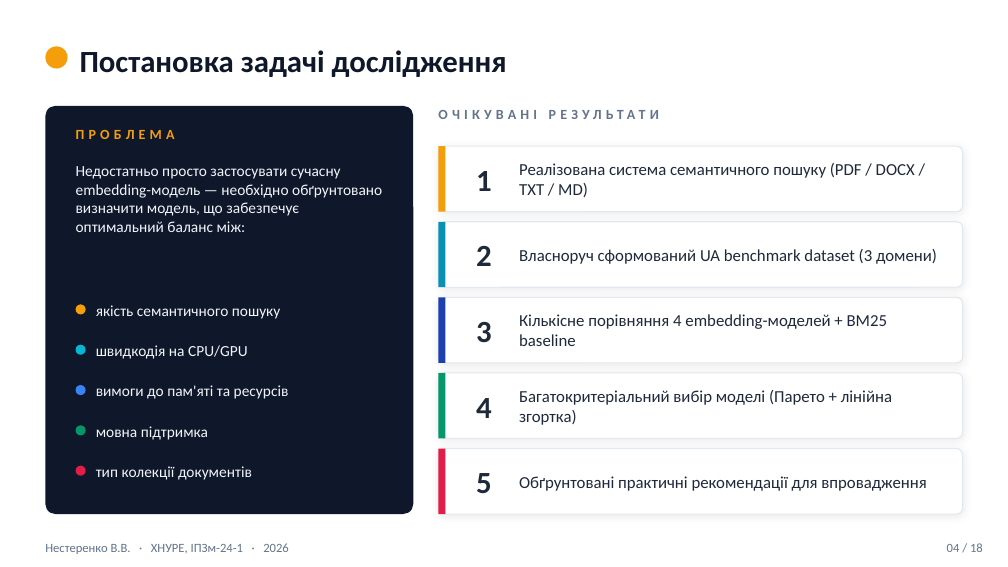
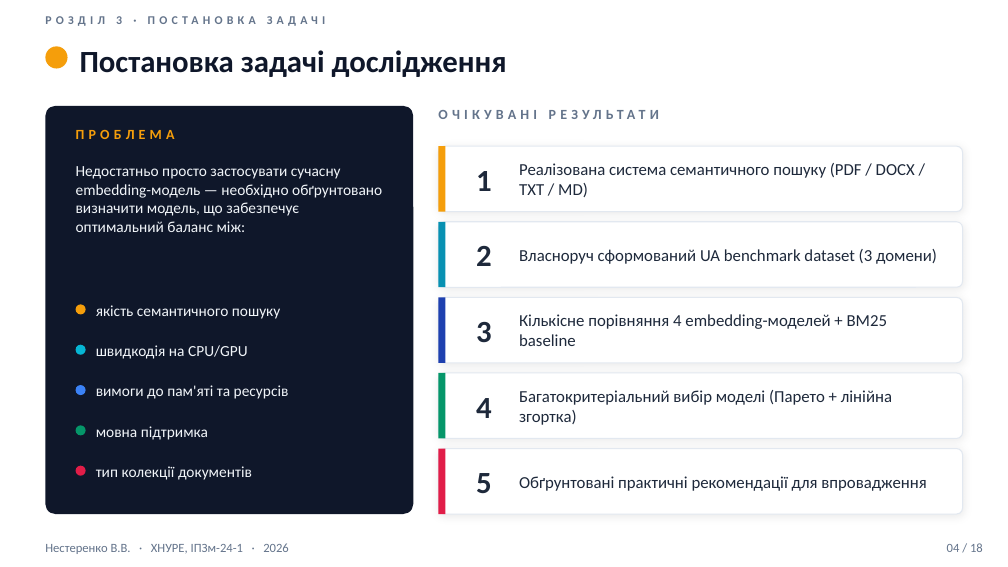
Before and after one commit to vitaliinnest/kb-semantic-search-benchmark, a slide deck: slide 4 of thesis/Nesterenko_Presentation.pptx. Drawn at 1008x567 pixels with LibreOffice and Linux fonts; fonts in the diff are those of the drawing. Boxes give left, top, right and bottom in pixels: in the first picture for what was removed or moved away, otherwise in the second. Text is boxed around its words. In the diff, an @@ line names an element or a change of style, - is before the commit and + after.

```diff
--- a/thesis/Nesterenko_Presentation.pptx
+++ b/thesis/Nesterenko_Presentation.pptx
@@ text added at (45, 16, 325, 26), 8.5 pt, text #64748B, bold @@
+РОЗДІЛ 3 · ПОСТАНОВКА ЗАДАЧІ
```
Also in this commit, not shown: 16 other slides changed, 1 other file.
